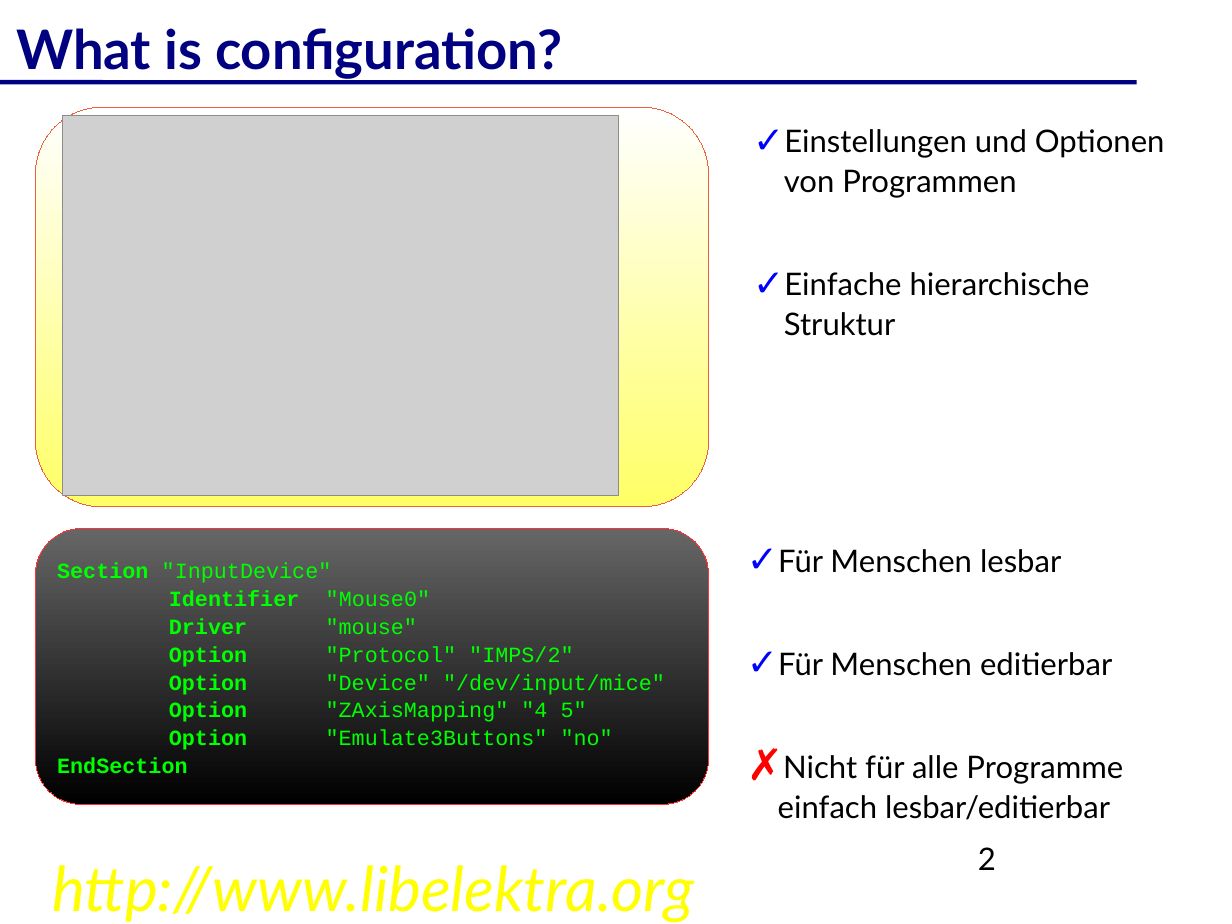
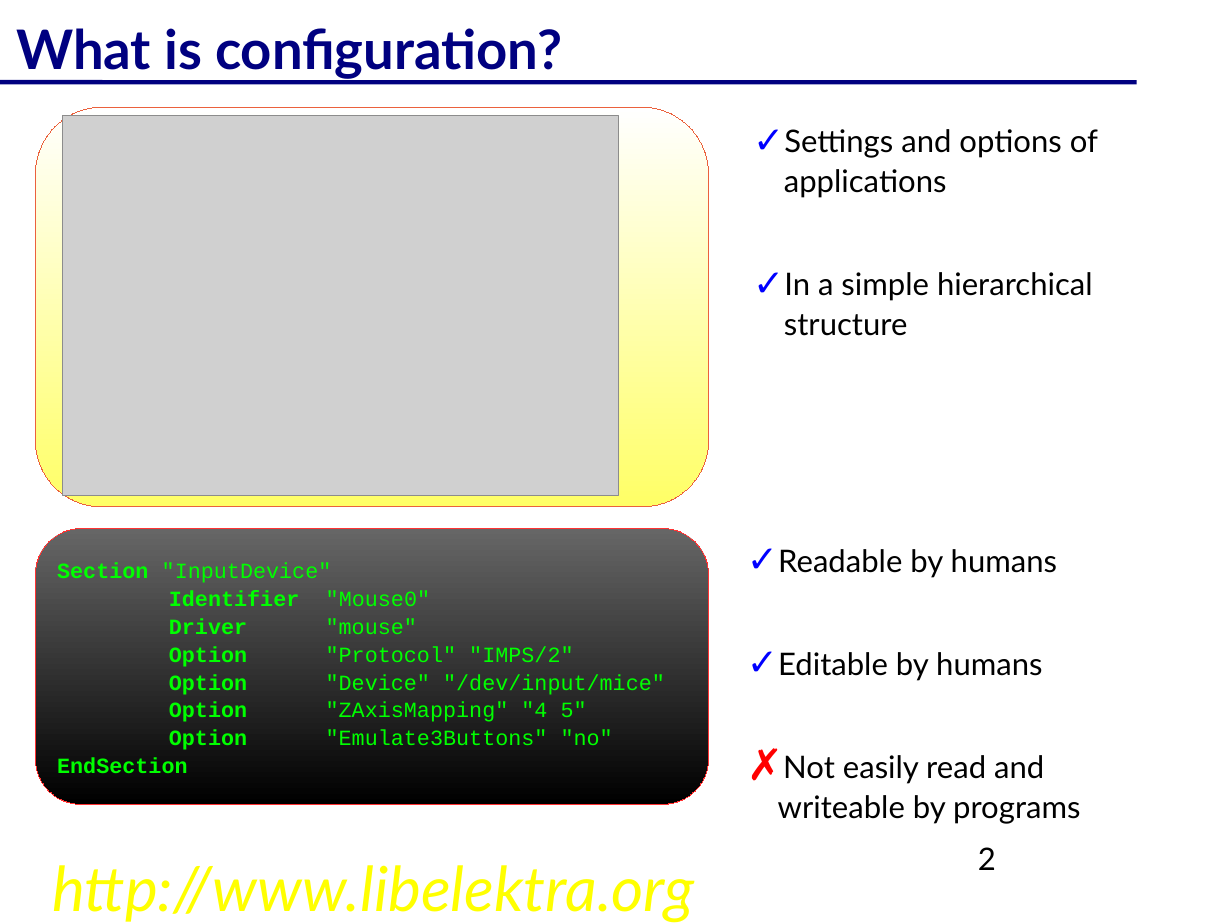
Before and after one commit to ElektraInitiative/ftp, a slide deck: slide 2 of presentations/2012/lw.odp. Drawn at 1232x924 pixels with LibreOffice and Linux fonts; fonts in the diff are those of the drawing; grey boxes stand for pictures; background and template pictures are left out. Boxes give left, top, right and bottom in pixels: in the first picture for what was removed or moved away, otherwise in the second. Text is boxed around its words. In the diff, an @@ line names an element or a change of style, - is before the commit and + after.

Commit message:
latest version (oo crashes)

```diff
--- a/presentations/2012/lw.odp
+++ b/presentations/2012/lw.odp
@@ text at [784,129,1098,336]: text changed @@
-✓ Einstellungen und Optionen von Programmen
-✓ Einfache hierarchische Struktur
+✓ Settings and options of applications
+✓ In a simple hierarchical structure
@@ text at [778,549,1080,824]: text changed @@
-✓ Für Menschen lesbar
-✓ Für Menschen editierbar
-✗ Nicht für alle Programme einfach lesbar/editierbar
+✓ Readable by humans
+✓ Editable by humans
+✗ Not easily read and writeable by programs
```
